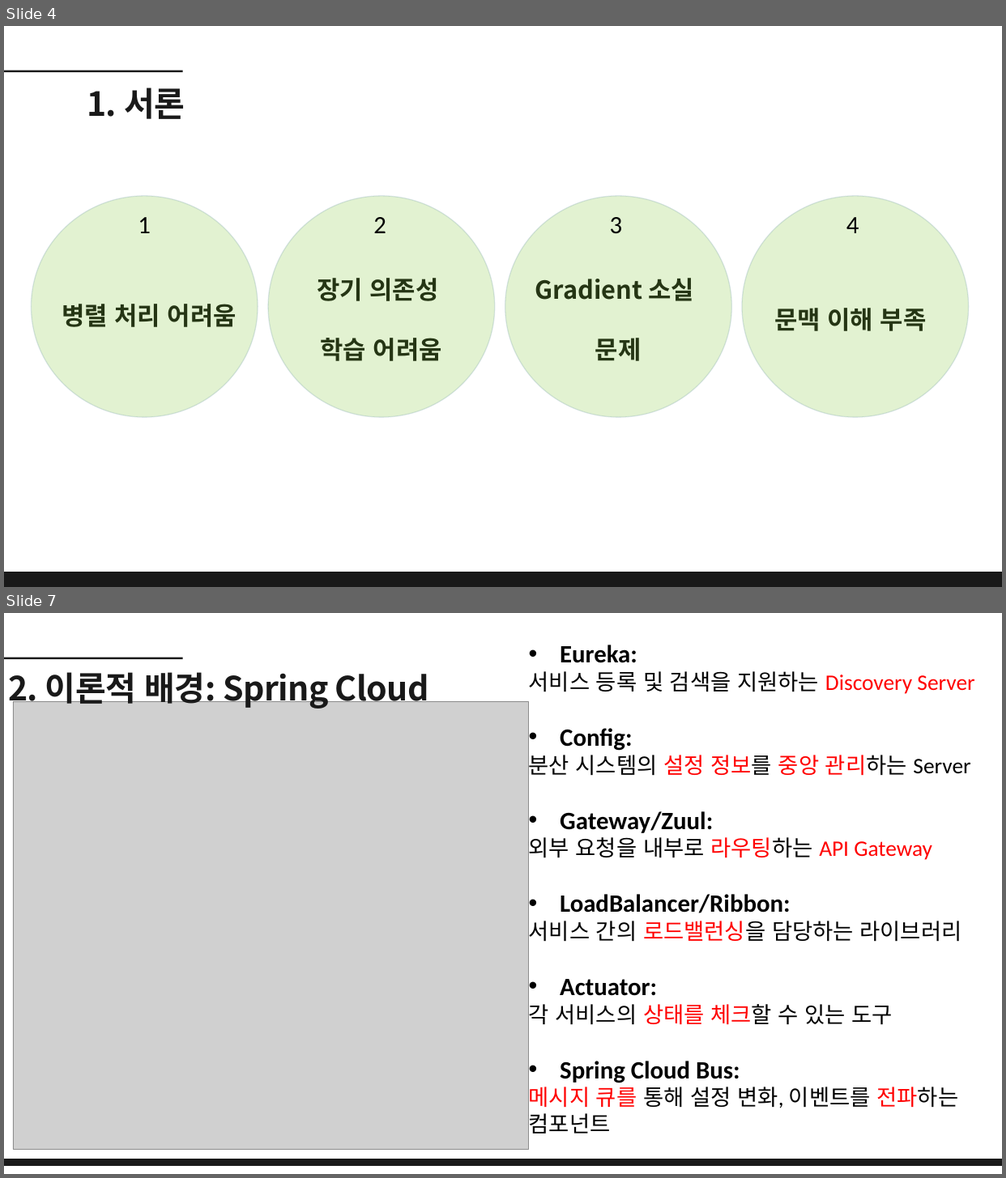
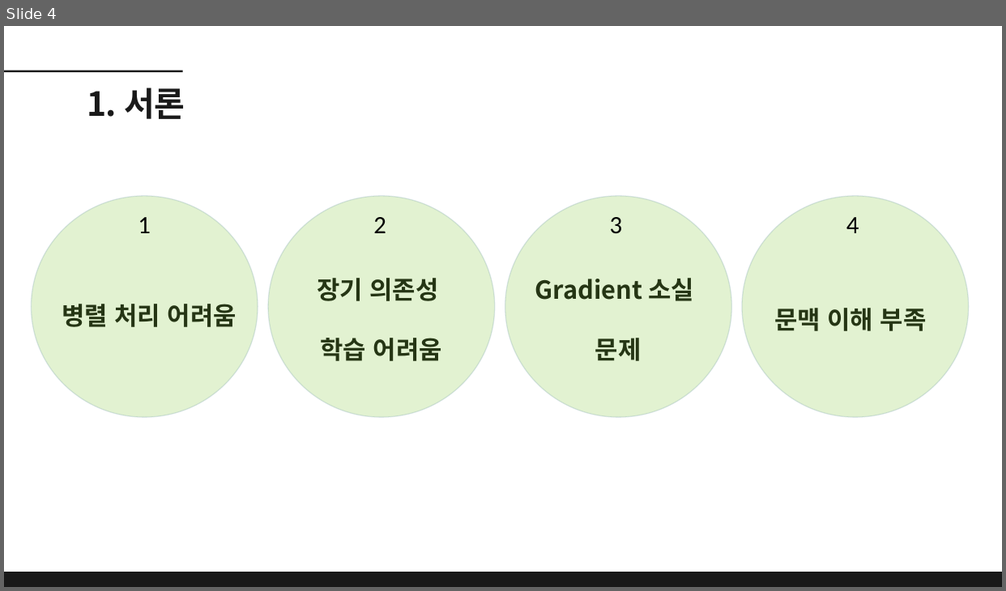
Before and after one commit to dbehdrbs0806/4th_2sem, a slide deck: ReinforcementLearning/20204077_유동균_Transformer 발표.pptx. Shown one above the other, each under a label of ours: slides 4 and 7 before the commit, slide 4 after it; the slides between them are not shown. The pictures are 1006x1178 and 1006x591 pixels, drawn with LibreOffice and Linux fonts; fonts in the diff are those of the drawing; grey boxes stand for pictures. Boxes give left, top, right and bottom in pixels: in the first picture for what was removed or moved away, otherwise in the second. Text is boxed around its words. In the diff, an @@ line names an element or a change of style, - is before the commit and + after.

```diff
--- a/ReinforcementLearning/20204077_유동균_Transformer 발표.pptx
+++ b/ReinforcementLearning/20204077_유동균_Transformer 발표.pptx
@@ slide 7 removed at (x1=4, y1=613, x2=1002, y2=1174), background #FFFFFF @@
@@ line removed from (4, 658) to (183, 658) @@
@@ text removed at (x1=529, y1=645, x2=974, y2=1134) @@
-• Eureka:
-서비스 등록 및 검색을 지원하는 Discovery Server
-• Config:
-분산 시스템의 설정 정보를 중앙 관리하는 Server
-• Gateway/Zuul:
-외부 요청을 내부로 라우팅하는 API Gateway
-• LoadBalancer/Ribbon:
-서비스 간의 로드밸런싱을 담당하는 라이브러리
-• Actuator:
-각 서비스의 상태를 체크할 수 있는 도구
-• Spring Cloud Bus:
-메시지 큐를 통해 설정 변화, 이벤트를 전파하는 컴포넌트
@@ text removed at (x1=8, y1=666, x2=429, y2=709) @@
-2. 이론적 배경: Spring Cloud
@@ picture removed at (x1=13, y1=701, x2=528, y2=1149) @@
@@ freeform shape removed at (x1=4, y1=1160, x2=1002, y2=1166) @@
```
Also in this commit, not shown: 4 slides changed, 8 slides added, 12 other slides removed.
